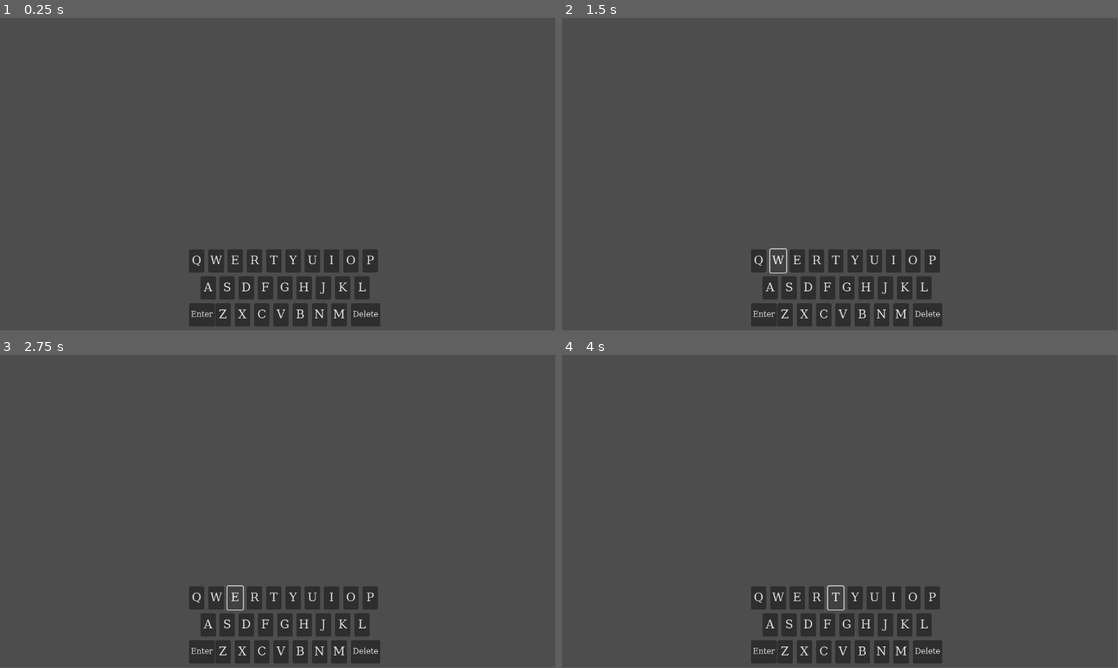
Above: before the commit, frames 1-4 (two rows, left to right).
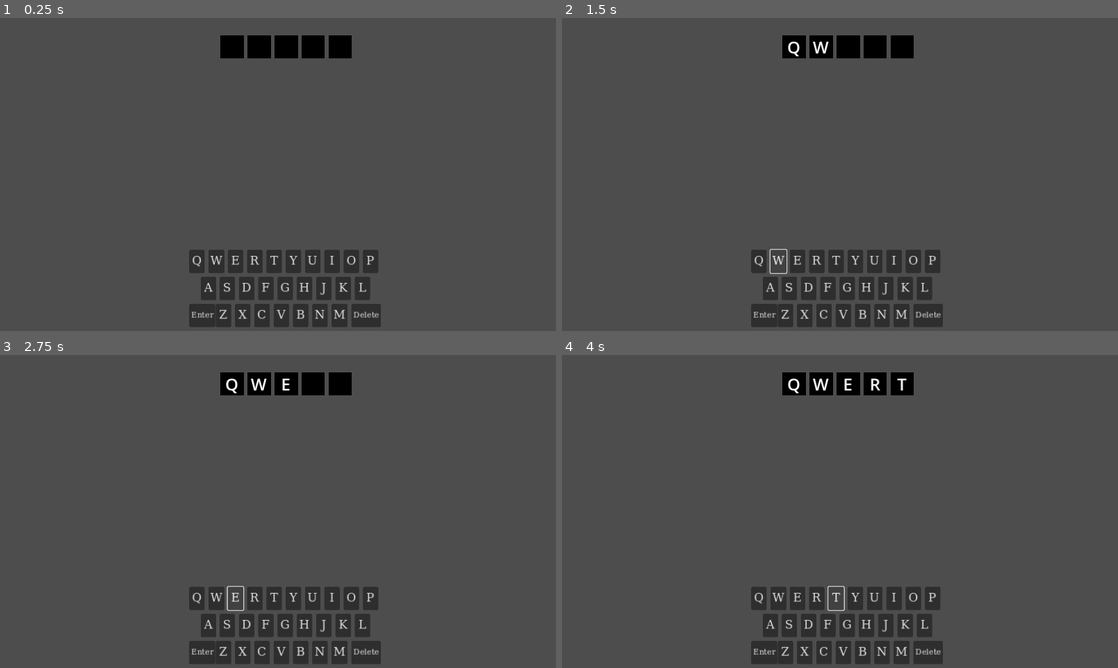
Above: after the commit, the same moments.

Repository: FunkMastaDre/Wordle
Game: Godot game, scene res://Scenes/main.tscn
Two runs of this game, one before a commit and one after it. Both use one fixed random seed, a clock stepped at 60 frames per second and the inputs below.
Inputs:
- Up to frame 1 (0.25 s): no input
- Up to frame 2 (1.5 s): click "Q" at 0.5 s; click "W" at 1.25 s
- Up to frame 3 (2.75 s): click "E" at 2 s
- Up to frame 4 (4 s): click "R" at 2.75 s; click "T" at 3.5 s
The window is 799x449 before the commit and 800x450 after it. Grey fills any space a smaller window leaves; there, only what the larger window draws over its background counts as a difference.

The runs differ from the first frame. In frame 1, 2.3% of the frame differs, in the area x 34-69%, y 5-99%; in frame 2, 2.3%; in frame 3, 2.3%; in frame 4, 2.3%.

Commit message:
First row
Added first row, word checker, and color changing for each square.

Diff:
--- a/Scenes/main.tscn
+++ b/Scenes/main.tscn
@@ -1,7 +1,8 @@
-[gd_scene load_steps=3 format=3 uid="uid://cmvt384twctn"]
+[gd_scene load_steps=4 format=3 uid="uid://cmvt384twctn"]
 
 [ext_resource type="Script" path="res://Scripts/main.gd" id="1_1m5w0"]
 [ext_resource type="PackedScene" uid="uid://cppr86biclpn3" path="res://Scenes/keyboard.tscn" id="2_st8t6"]
+[ext_resource type="PackedScene" uid="uid://c47ftbuj23tx5" path="res://Scenes/wordrow.tscn" id="3_soues"]
 
 [node name="Main" type="Control"]
 layout_mode = 3
@@ -12,9 +13,26 @@
 grow_vertical = 2
 script = ExtResource("1_1m5w0")
 
+[node name="ColorRect" type="ColorRect" parent="."]
+z_index = -1
+layout_mode = 0
+offset_left = -1152.0
+offset_top = -1.0
+offset_right = -2.0
+offset_bottom = 651.0
+color = Color(0, 0, 0, 1)
+
 [node name="Keyboard" parent="." instance=ExtResource("2_st8t6")]
 layout_mode = 1
 offset_left = 392.0
 offset_top = 480.0
 offset_right = -368.0
 offset_bottom = -8.0
+
+[node name="Wordrow" parent="." node_paths=PackedStringArray("keyboard", "main") instance=ExtResource("3_soues")]
+offset_left = 457.0
+offset_top = 36.0
+offset_right = 497.0
+offset_bottom = 76.0
+keyboard = NodePath("../Keyboard")
+main = NodePath("..")
--- /dev/null
+++ b/Scenes/wordrow.gd
@@ -0,0 +1,63 @@
+extends Control
+
+@onready var Box0 = $Box0/Label
+@onready var Box1 = $Box1/Label
+@onready var Box2 = $Box2/Label
+@onready var Box3 = $Box3/Label
+@onready var Box4 = $Box4/Label
+@onready var boxes : Array = [Box0, Box1, Box2, Box3, Box4]
+
+@export var keyboard: Control
+@export var main: Control
+
+var current_box : int = 0
+
+
+func _ready():
+	for child in keyboard.get_children():
+		child.keyboard_button.connect(keyboard_input)
+
+func keyboard_input(button):
+	if button not in ["Delete", "Enter"] and Box4.text == "":
+		boxes[current_box].text = button
+		current_box += 1
+
+	if button == "Delete":
+		boxes[current_box - 1].text = ""
+		current_box -= 1
+		if current_box < 0:
+			current_box = 0
+
+	if button == "Enter":
+		if Box4.text == "":
+			print("Not enough Letters")
+		else:
+			check_word()
+
+func check_word():
+	var solution = main.word
+	var word_list = main.word_list
+	var word = ""
+	for box in boxes:
+		word += box.text.to_lower()
+	if word not in word_list:
+		print("word does not exist")
+	else:
+		for i in range(5):
+			reveal(boxes[i].text.to_lower(), solution[i], boxes[i], solution)
+
+func reveal(attempt_letter, solution_letter, box, solution):
+	var yellow = Color(.75,.75,.0,1)
+	var green = Color(0,.80,0,1)
+	var gray = Color(.30, .30, .30, 1)
+	var this_box = box.get_parent()
+	if attempt_letter != solution_letter:
+		if attempt_letter in solution:
+			# Yellow
+			this_box.color = yellow
+		else:
+			# Gray
+			this_box.color = gray
+	else:
+		# Green
+		this_box.color = green
--- /dev/null
+++ b/Scenes/wordrow.tscn
@@ -0,0 +1,93 @@
+[gd_scene load_steps=3 format=3 uid="uid://c47ftbuj23tx5"]
+
+[ext_resource type="Script" path="res://Scenes/wordrow.gd" id="1_cb3ap"]
+
+[sub_resource type="LabelSettings" id="LabelSettings_oqyss"]
+font_size = 36
+outline_color = Color(0, 0, 0, 1)
+
+[node name="Wordrow" type="Control"]
+layout_mode = 3
+anchors_preset = 0
+offset_right = 40.0
+offset_bottom = 40.0
+script = ExtResource("1_cb3ap")
+
+[node name="Box0" type="ColorRect" parent="."]
+offset_right = 50.0
+offset_bottom = 50.0
+scale = Vector2(0.961241, 0.961241)
+color = Color(0, 0, 0, 1)
+
+[node name="Label" type="Label" parent="Box0"]
+layout_mode = 0
+offset_right = 50.0
+offset_bottom = 50.0
+label_settings = SubResource("LabelSettings_oqyss")
+horizontal_alignment = 1
+vertical_alignment = 1
+uppercase = true
+
+[node name="Box1" type="ColorRect" parent="."]
+offset_left = 56.0
+offset_right = 106.0
+offset_bottom = 50.0
+scale = Vector2(0.961241, 0.961241)
+color = Color(0, 0, 0, 1)
+
+[node name="Label" type="Label" parent="Box1"]
+layout_mode = 0
+offset_right = 50.0
+offset_bottom = 50.0
+label_settings = SubResource("LabelSettings_oqyss")
+horizontal_alignment = 1
+vertical_alignment = 1
+uppercase = true
+
+[node name="Box2" type="ColorRect" parent="."]
+offset_left = 112.0
+offset_right = 162.0
+offset_bottom = 50.0
+scale = Vector2(0.961241, 0.961241)
+color = Color(0, 0, 0, 1)
+
+[node name="Label" type="Label" parent="Box2"]
+layout_mode = 0
+offset_right = 50.0
+offset_bottom = 50.0
+label_settings = SubResource("LabelSettings_oqyss")
+horizontal_alignment = 1
+vertical_alignment = 1
+uppercase = true
+
+[node name="Box3" type="ColorRect" parent="."]
+offset_left = 168.0
+offset_right = 218.0
+offset_bottom = 50.0
+scale = Vector2(0.961241, 0.961241)
+color = Color(0, 0, 0, 1)
+
+[node name="Label" type="Label" parent="Box3"]
+layout_mode = 0
+offset_right = 50.0
+offset_bottom = 50.0
+label_settings = SubResource("LabelSettings_oqyss")
+horizontal_alignment = 1
+vertical_alignment = 1
+uppercase = true
+
+[node name="Box4" type="ColorRect" parent="."]
+offset_left = 224.0
+offset_right = 274.0
+offset_bottom = 50.0
+scale = Vector2(0.961241, 0.961241)
+color = Color(0, 0, 0, 1)
+
+[node name="Label" type="Label" parent="Box4"]
+layout_mode = 0
+offset_right = 50.0
+offset_bottom = 50.0
+label_settings = SubResource("LabelSettings_oqyss")
+horizontal_alignment = 1
+vertical_alignment = 1
+uppercase = true
--- a/Scripts/Keyboard_button.gd
+++ b/Scripts/Keyboard_button.gd
@@ -1,13 +1,6 @@
 extends Button
 
-signal keyboard_button(button)
-
-
-
-# Called when the node enters the scene tree for the first time.
-func _ready() -> void:
-	pass
-
+signal keyboard_button(button_text)
 
 func _on_pressed() -> void:
-	keyboard_button.emit(text)
+	keyboard_button.emit(self.text)
--- a/Scripts/main.gd
+++ b/Scripts/main.gd
@@ -1,14 +1,15 @@
 extends Control
 
-
+var word_list : Array
+var word : String
 
 func _ready() -> void:
 	# Read text file and add to words array.
-	var word_list : Array = []
+
 	var file = FileAccess.open("res://words.txt", FileAccess.READ)
 	while file.get_position() < file.get_length():
 		word_list.append(file.get_line())
 
 	# Pick random word.
-	var word = word_list.pick_random()
+	word = word_list.pick_random()
 	print(word)
--- a/project.godot
+++ b/project.godot
@@ -14,3 +14,7 @@
 run/main_scene="res://Scenes/main.tscn"
 config/features=PackedStringArray("4.2", "Forward Plus")
 config/icon="res://icon.svg"
+
+[display]
+
+window/stretch/mode="canvas_items"
